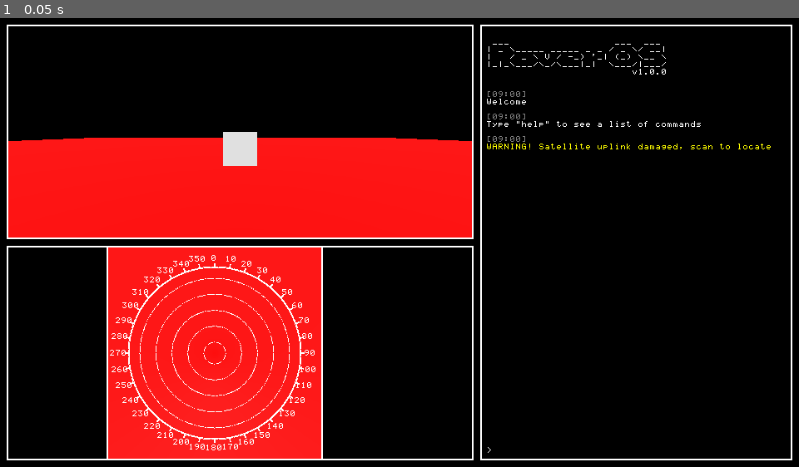
Above: before the commit, frame 1.
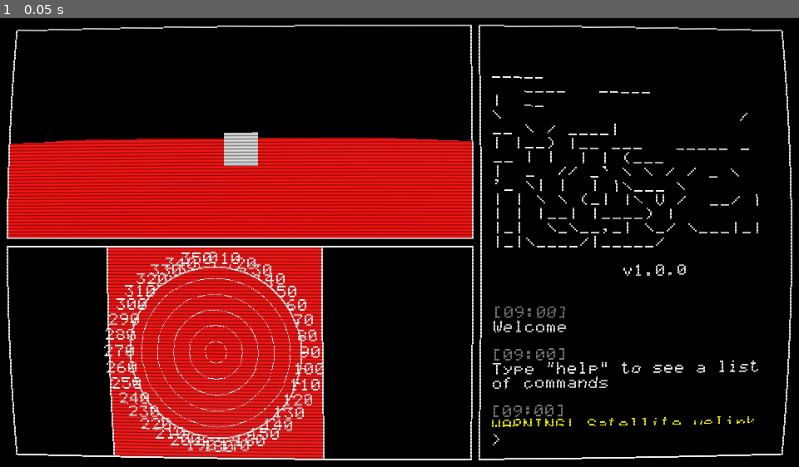
Above: after the commit, the same moment.

Repository: ogilliland/space-rover-game
Game: Godot game, scene res://scenes/main.tscn
The game is run twice, just before and just after one commit, with the same random seed, the same clock (stepped at 60 frames per second) and the same inputs.
Inputs:
- Up to frame 1 (0.05 s): no input

The runs differ from the first frame. In frame 1, 23% of the frame differs, in the area x 0-100%, y 1-99%.

Commit message:
Add CRT post-process effect

Diff:
--- a/fonts/graph_35_pix.tres
+++ b/fonts/graph_35_pix.tres
@@ -3,5 +3,4 @@
 [ext_resource path="res://fonts/graph_35_pix.ttf" type="DynamicFontData" id=1]
 
 [resource]
-size = 8
 font_data = ExtResource( 1 )
--- /dev/null
+++ b/materials/postprocess.gdshader
@@ -0,0 +1,28 @@
+shader_type canvas_item;
+
+uniform vec2 curvature = vec2(6.0);
+uniform float scanline_opacity = 0.25;
+
+void fragment() {
+	// remap UVs to cubic function to simulate screen curvature
+	vec2 uv = SCREEN_UV * 2.0 - vec2(1.0);
+	vec2 offset = abs(uv.yx) / vec2(curvature.x, curvature.y);
+	uv += uv * offset * offset;
+    uv = uv * 0.5 + 0.5;
+
+	if(uv.x < 0.0 || uv.x > 1.0 || uv.y < 0.0 || uv.y > 1.0) {
+		COLOR = vec4(0, 0, 0, 1); // texture(SCREEN_TEXTURE, vec2(0, 0));
+	} else {
+		ivec2 iuv = ivec2(
+			int(uv.x / SCREEN_PIXEL_SIZE.x),
+			int(uv.y / SCREEN_PIXEL_SIZE.y)
+		);
+		vec4 color = texelFetch(SCREEN_TEXTURE, iuv, 0);
+
+		// modulate color by sin wave to simulate scanlines
+		float resolution = 0.25 / SCREEN_PIXEL_SIZE.y;
+		float intensity = sin(uv.y * resolution * 3.141 * 2.0);
+		intensity = ((0.5 * intensity) + 0.5) * 0.9 + 0.1;
+		COLOR = color * vec4(vec3(pow(intensity, scanline_opacity)), 1.0);
+	}
+}
--- a/project.godot
+++ b/project.godot
@@ -18,6 +18,7 @@
 
 window/size/width=960
 window/size/height=540
+window/dpi/allow_hidpi=true
 
 [importer_defaults]
 
@@ -49,4 +50,3 @@
 [rendering]
 
 environment/default_clear_color=Color( 0, 0, 0, 1 )
-environment/default_environment="res://default_env.tres"
--- a/scenes/main.tscn
+++ b/scenes/main.tscn
@@ -1,7 +1,13 @@
-[gd_scene load_steps=3 format=2]
+[gd_scene load_steps=5 format=2]
 
 [ext_resource path="res://scenes/planet.tscn" type="PackedScene" id=1]
 [ext_resource path="res://scenes/control.tscn" type="PackedScene" id=2]
+[ext_resource path="res://materials/postprocess.gdshader" type="Shader" id=3]
+
+[sub_resource type="ShaderMaterial" id=2]
+shader = ExtResource( 3 )
+shader_param/curvature = Vector2( 6, 6 )
+shader_param/scanline_opacity = 0.25
 
 [node name="Main" type="Node"]
 
@@ -15,6 +21,15 @@
 
 [node name="Planet" parent="." instance=ExtResource( 1 )]
 
+[node name="PostProcess" type="ColorRect" parent="."]
+material = SubResource( 2 )
+anchor_right = 1.0
+anchor_bottom = 1.0
+mouse_filter = 2
+__meta__ = {
+"_edit_use_anchors_": false
+}
+
 [editable path="ControlPanel"]
 [editable path="Planet"]
 [editable path="Planet/Rover"]
--- a/scenes/terminal.tscn
+++ b/scenes/terminal.tscn
@@ -22,18 +22,18 @@
 [node name="VBoxContainer" type="VBoxContainer" parent="."]
 anchor_right = 1.0
 anchor_bottom = 1.0
-margin_left = 8.0
-margin_top = 8.0
-margin_right = -8.0
-margin_bottom = -8.0
+margin_left = 16.0
+margin_top = 16.0
+margin_right = -16.0
+margin_bottom = -16.0
 custom_constants/separation = 8
 __meta__ = {
 "_edit_use_anchors_": false
 }
 
 [node name="Output" type="RichTextLabel" parent="VBoxContainer"]
-margin_right = 944.0
-margin_bottom = 508.0
+margin_right = 928.0
+margin_bottom = 484.0
 size_flags_vertical = 3
 theme = ExtResource( 1 )
 custom_fonts/normal_font = ExtResource( 2 )
@@ -43,21 +43,21 @@
 }
 
 [node name="HBoxContainer" type="HBoxContainer" parent="VBoxContainer"]
-margin_top = 516.0
-margin_right = 944.0
-margin_bottom = 524.0
+margin_top = 492.0
+margin_right = 928.0
+margin_bottom = 508.0
 custom_constants/separation = 4
 
 [node name="Label" type="Label" parent="VBoxContainer/HBoxContainer"]
-margin_right = 7.0
-margin_bottom = 8.0
+margin_right = 13.0
+margin_bottom = 16.0
 custom_fonts/font = ExtResource( 2 )
 text = ">"
 
 [node name="Input" type="LineEdit" parent="VBoxContainer/HBoxContainer"]
-margin_left = 11.0
-margin_right = 944.0
-margin_bottom = 8.0
+margin_left = 17.0
+margin_right = 928.0
+margin_bottom = 16.0
 size_flags_horizontal = 3
 custom_styles/focus = SubResource( 1 )
 custom_styles/normal = SubResource( 2 )
--- a/scripts/terminal.gd
+++ b/scripts/terminal.gd
@@ -7,11 +7,13 @@
 var output : RichTextLabel
 
 var splash = """
- ___                  ___  ___
-| _ \\_____ _____ _ _ / _ \\/ __|
-|   / _ \\ V / -_) '_| (_) \\__ \\
-|_|_\\___/\\_/\\___|_|  \\___/|___/
-						 v1.0.0
+ _____                        ____   _____
+|  __ \\                      / __ \\ / ____|
+| |__) |__ ___   _____ _ __ | |  | | (___
+|  _  // _` \\ \\ / / _ \\ '_ \\| |  | |\\___ \\
+| | \\ \\ (_| |\\ V /  __/ | | | |__| |____) |
+|_|  \\_\\__,_| \\_/ \\___|_| |_|\\____/|_____/
+									v1.0.0
 """
 
 var messages = [
